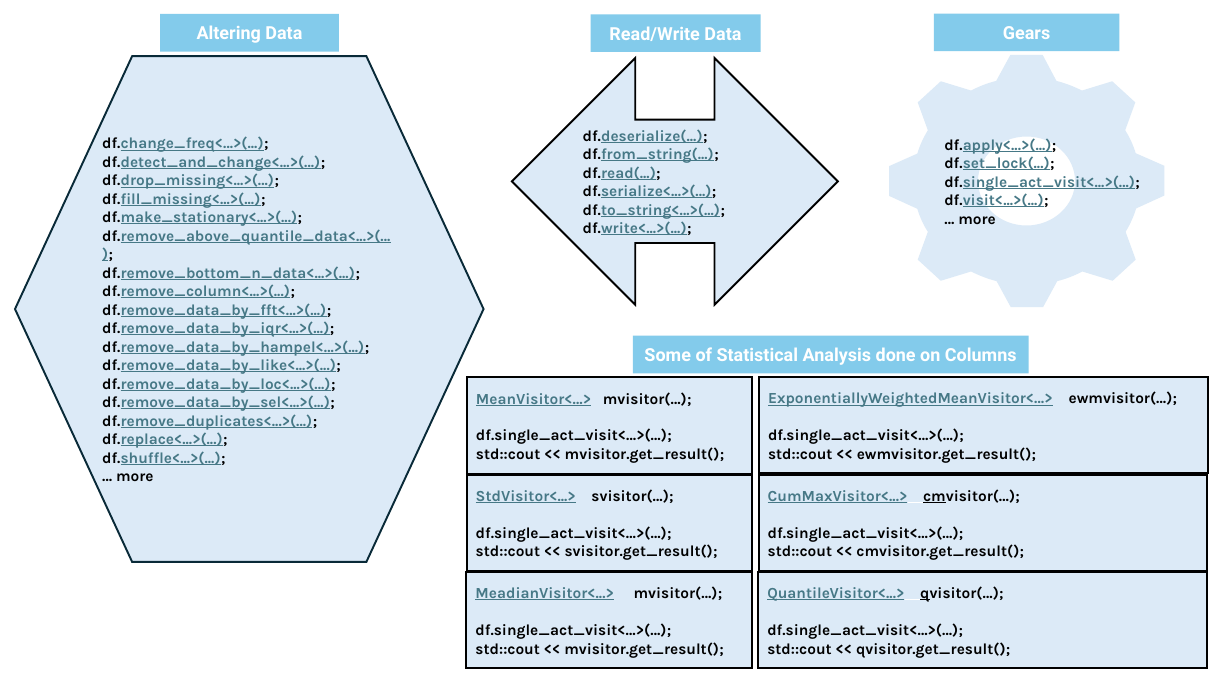
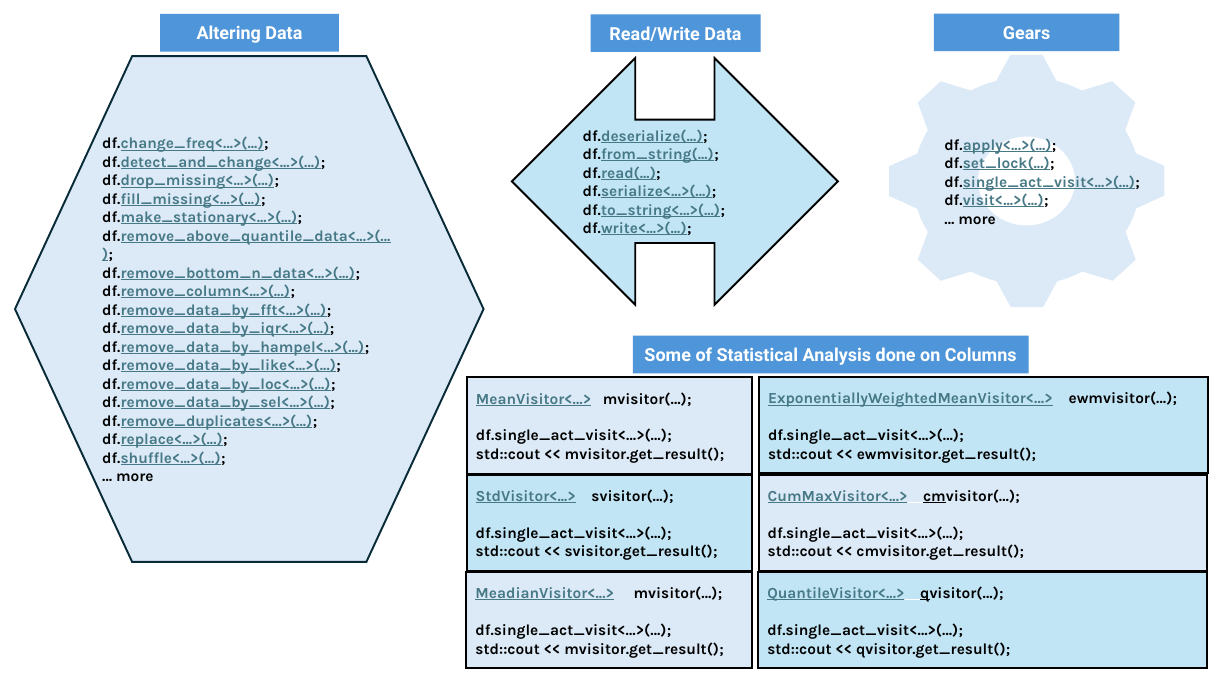
Before and after one commit to hosseinmoein/DataFrame, a slide deck: slide 2 of docs/CheatSheet.pptx. Drawn at 1232x693 pixels with LibreOffice and Linux fonts; fonts in the diff are those of the drawing. Boxes give left, top, right and bottom in pixels: in the first picture for what was removed or moved away, otherwise in the second. Text is boxed around its words. In the diff, an @@ line names an element or a change of style, - is before the commit and + after.

```diff
--- a/docs/CheatSheet.pptx
+++ b/docs/CheatSheet.pptx
@@ fill #83CBEB to #4E95D9 in 4 elements at (160,14,338,52), (591,15,761,53), (934,14,1120,52), (633,335,1029,373) @@
@@ fill #DCEAF7 to #C1E5F5 in 4 elements at (512,58,838,305), (467,475,752,571), (759,377,1208,473), (759,572,1208,668) @@
```
Also in this commit, not shown: 2 other slides changed, 1 other file.
